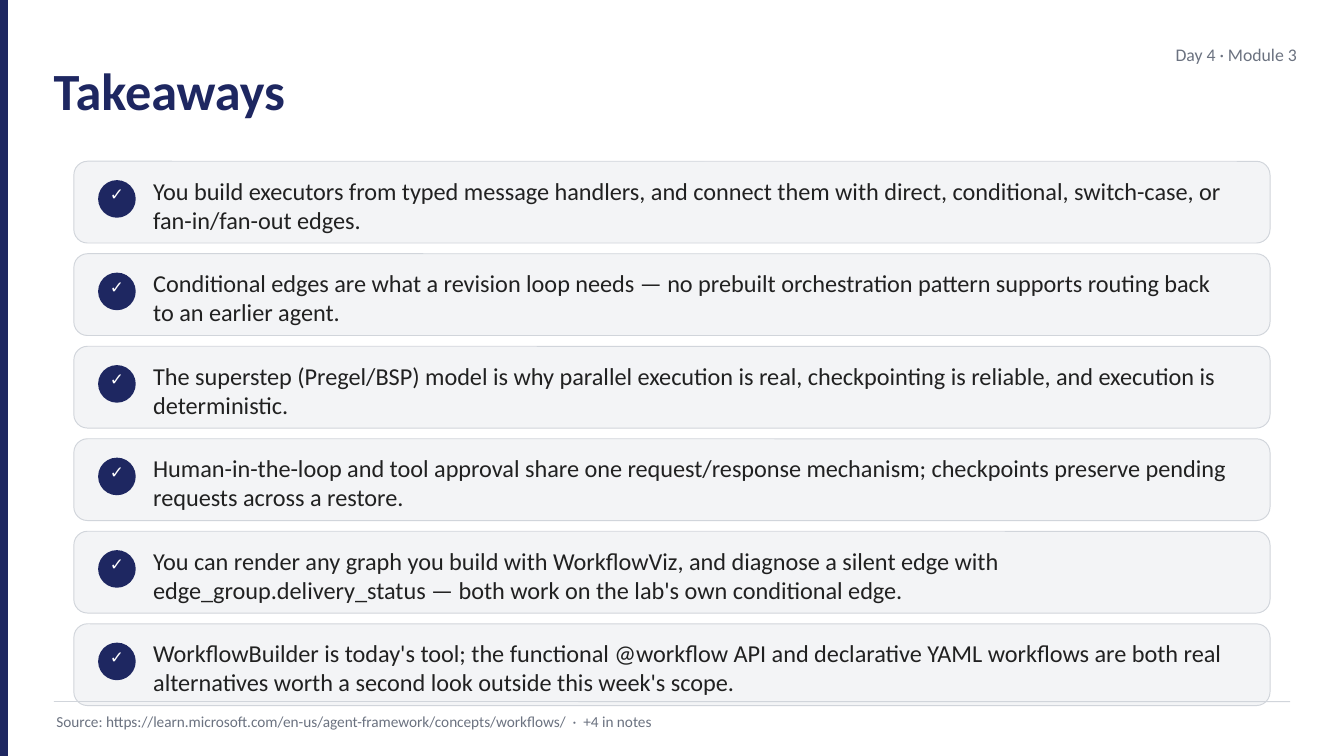
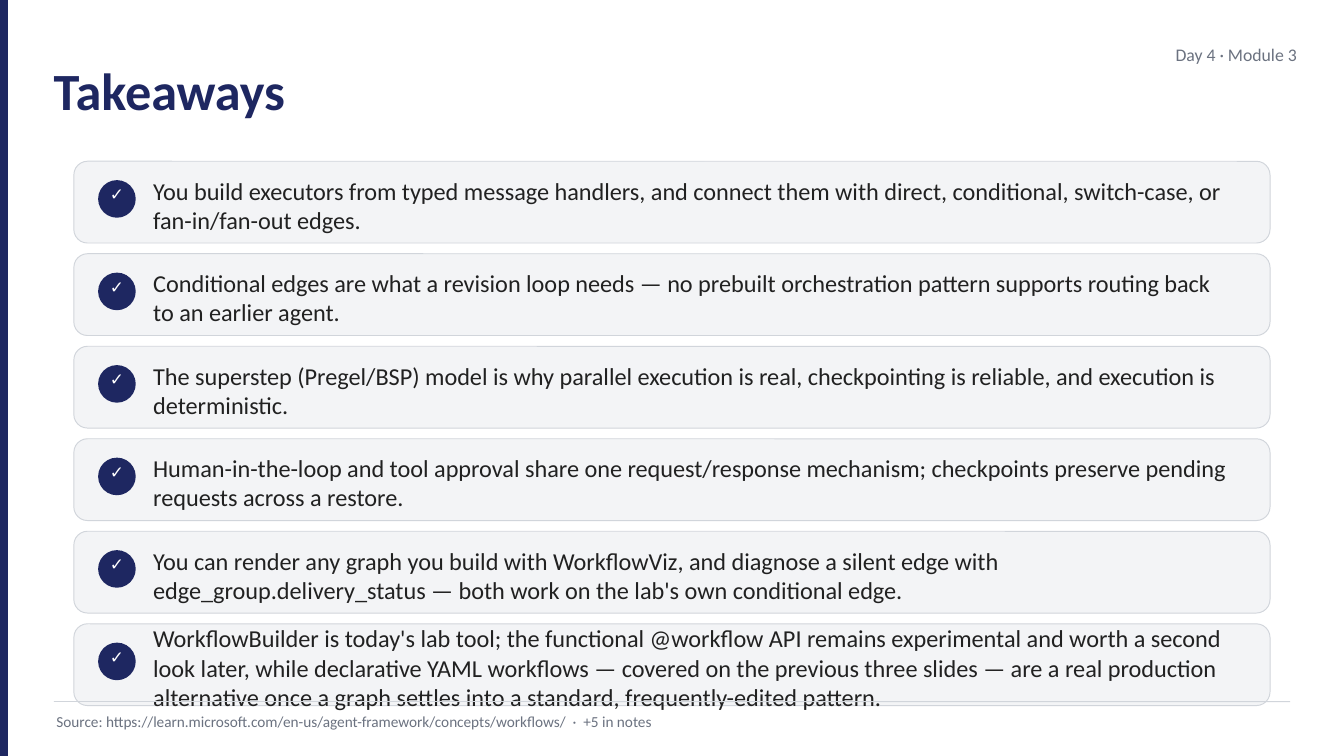
Before and after one commit to JimPiquant/Building-AI-Apps-and-Agents, a slide deck: slide 20 of decks/day4/module-3-workflow-fundamentals.pptx (slide 18 before the commit). Drawn at 1344x756 pixels with LibreOffice and Linux fonts; fonts in the diff are those of the drawing. Boxes give left, top, right and bottom in pixels: in the first picture for what was removed or moved away, otherwise in the second. Text is boxed around its words. In the diff, an @@ line names an element or a change of style, - is before the commit and + after.

```diff
--- a/decks/day4/module-3-workflow-fundamentals.pptx
+++ b/decks/day4/module-3-workflow-fundamentals.pptx
@@ text at (153, 630, 1221, 710): text changed @@
-WorkflowBuilder is today's tool; the functional @workflow API and declarative YAML workflows are both real alternatives worth a second look outside this week's scope.
+WorkflowBuilder is today's lab tool; the functional @workflow API remains experimental and worth a second look later, while declarative YAML workflows — covered on the previous three slides — are a real production alternative once a graph settles into a standard, frequently-edited pattern.
@@ text at (56, 716, 651, 730): text changed @@
-Source: https://learn.microsoft.com/en-us/agent-framework/concepts/workflows/ · +4 in notes
+Source: https://learn.microsoft.com/en-us/agent-framework/concepts/workflows/ · +5 in notes
```
Also in this commit, not shown: 1 other slide changed, 3 slides added, 1 slide removed, 8 other files.
